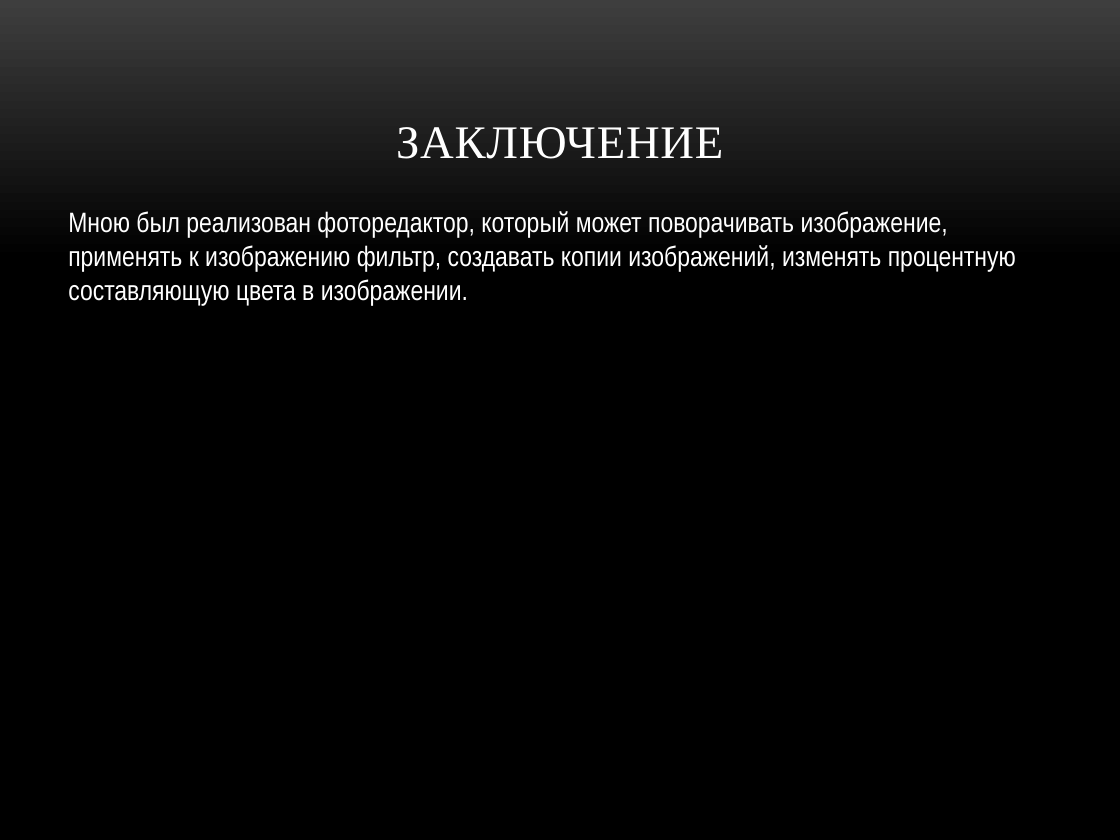
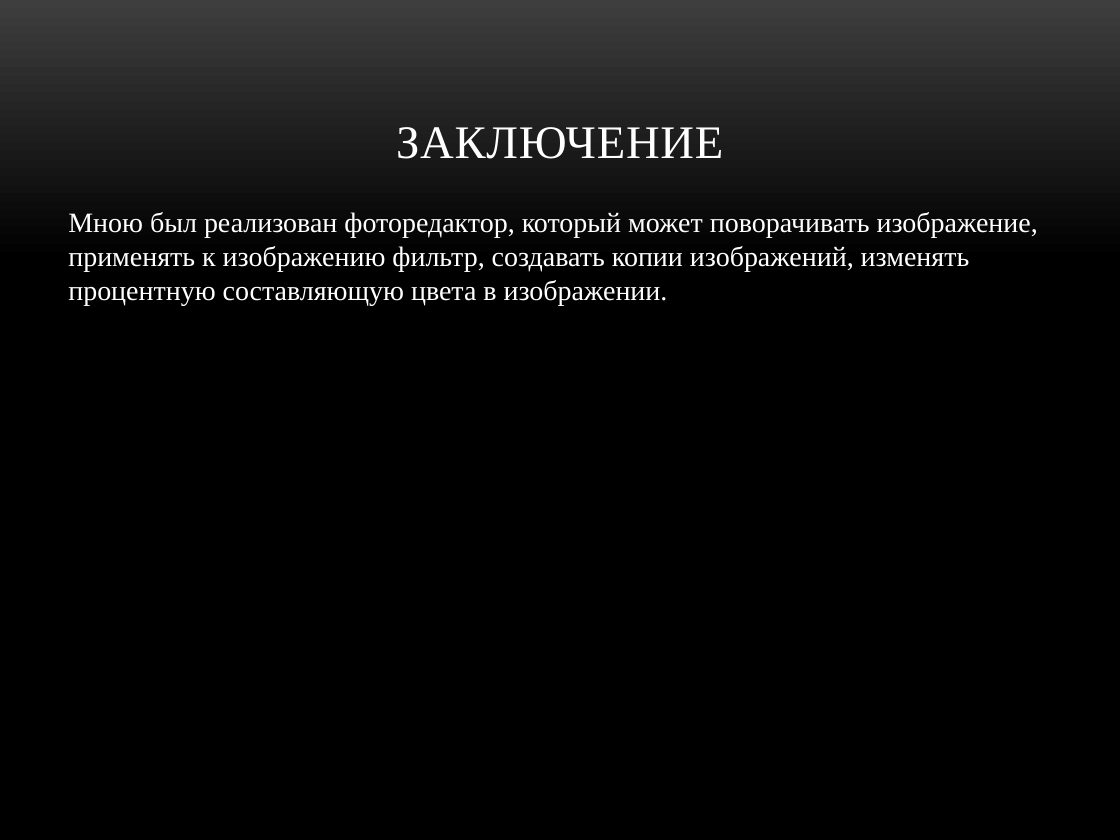
Before and after one commit to feodorrussia/MiniProject, a slide deck: slide 7 of Project/Минипроект Белоуса Фёдора.pptx. Drawn at 1120x840 pixels with LibreOffice and Linux fonts; fonts in the diff are those of the drawing; background and template pictures are left out. Boxes give left, top, right and bottom in pixels: in the first picture for what was removed or moved away, otherwise in the second. Text is boxed around its words. In the diff, an @@ line names an element or a change of style, - is before the commit and + after.

```diff
--- a/Project/Минипроект Белоуса Фёдора.pptx
+++ b/Project/Минипроект Белоуса Фёдора.pptx
@@ text "Мною был реализован фоторедактор, который ..." at [68,212,1038,305]: font Arial Narrow to Times New Roman @@
```
Also in this commit, not shown: 5 other slides changed.
